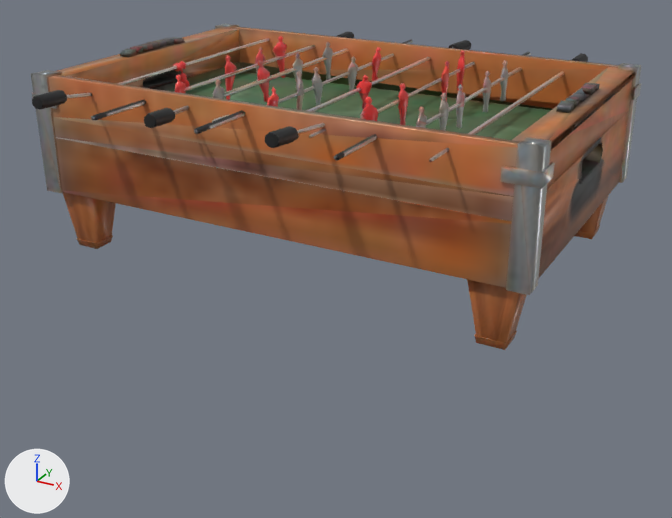
Renders of the glTF model game/public/assets/models/office-foosball-table.glb from each side of a commit.
The view is the same before and after, from a 50 mm lens placed at (1.194, -2.21, 1.035), pointed at (0.006, -0.05, -0.045). Lighting does not change. The marker at lower left points along +X, +Y and +Z. The first picture is the older version. Vertices at exactly the same position are counted once.

Objects in the first picture: 'foosball-table'.
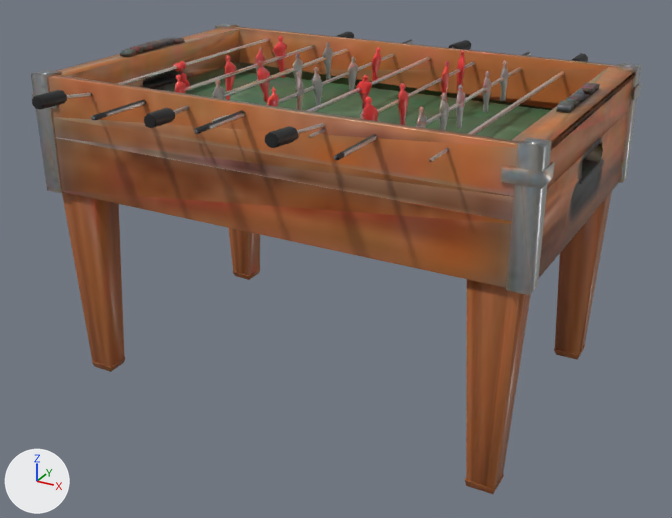
The newer file is also turned or shifted as a whole; pictures and numbers use the older file's frame.

The change, as a diff of the scene's bpy script:
```diff
--- a/game/public/assets/models/office-foosball-table.glb.py
+++ b/game/public/assets/models/office-foosball-table.glb.py
@@ me_foosball_table @@
 # used by ob_foosball_table; location = (0.0, 0.0, 0.0)
-me_foosball_table.from_pydata(...)  # 2158 vertices, 3938 faces; spans x -0.7..0.7, y -0.629..0.629, z 0.0..0.52
+me_foosball_table.from_pydata(...)  # 2158 vertices, 3938 faces; spans x -0.7..0.7, y -0.629..0.629, z -0.4..0.52
+# me_foosball_table part 1: all 20 vertices in x 0.564..0.642, y 0.332..0.408, z 0.0..0.022 are moved by (0.0, 0.0, -0.4)
+# me_foosball_table part 2: all 19 vertices in x 0.564..0.642, y -0.413..-0.343, z 0.0..0.022 are moved by (0.0, 0.0, -0.4)
+# me_foosball_table part 3: all 19 vertices in x -0.637..-0.564, y 0.332..0.408, z 0.0..0.022 are moved by (0.0, 0.0, -0.4)
+# me_foosball_table part 4: all 19 vertices in x -0.637..-0.564, y -0.413..-0.343, z 0.0..0.022 are moved by (0.0, 0.0, -0.4)
 me_foosball_table.materials.append(mat_office_foosball_table)
```

Where the change shows, as pixel boxes (x1, y1, x2, y2) in the pictures (672 x 518 px; the box of a moved part takes in the faces that stretch with it):
'foosball-table', reshaped (44% taller): before (31, 24, 641, 350); after (31, 24, 641, 494)
part 1 of me_foosball_table, moved or reshaped: before (575, 195, 609, 239); after (554, 191, 612, 359)
part 2 of me_foosball_table, moved or reshaped: before (467, 279, 527, 350); after (465, 279, 531, 494)
part 3 of me_foosball_table, moved or reshaped (not visible before): after (229, 228, 260, 280)
part 4 of me_foosball_table, moved or reshaped: before (63, 192, 116, 249); after (62, 192, 126, 372)
